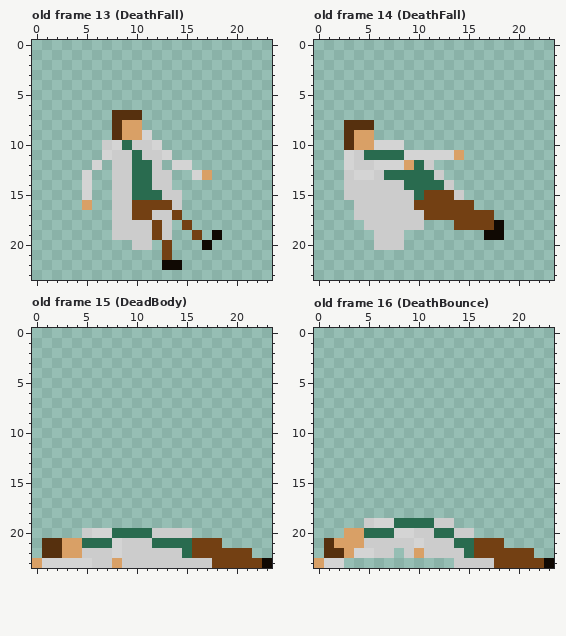
Edited in one commit: pixel-art file (art/ase/scientistHammer.aseprite). Above, as it was before the edit.
24x24 pixels, 17 frames. Shown: old frame 13 (DeathFall), old frame 14 (DeathFall), old frame 15 (DeadBody), old frame 16 (DeathBounce). The commit also changed other frames, which this record leaves out.
The same view after the edit:
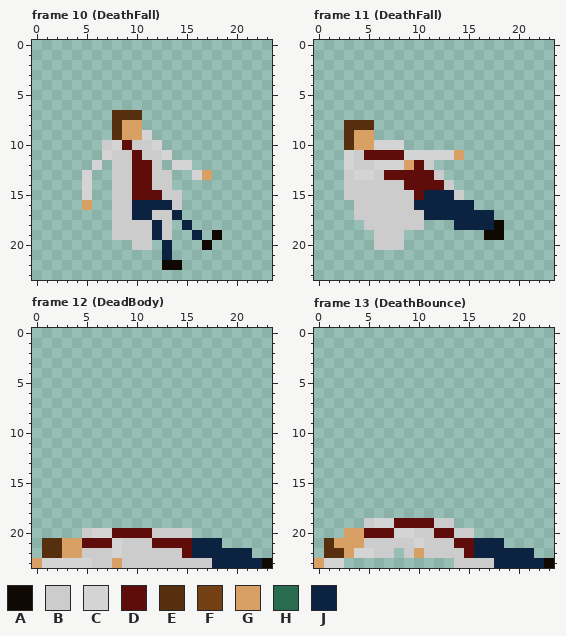
Palette (. is transparent): A #100903  B #cccccc  C #d4d4d4  D #5e0d0b  E #56300e  F #734013  G #d9a066  H #296b4f  J #0b2340
A new or re-ordered frame is compared with the old frame closest to it.
The edit:
frames re-ordered
Changed rows in their new state; - is an unchanged pixel.
Frame 10 (DeathFall) against old frame 13 (DeathFall):
first column x 9:
10 D-------
11 -D------
12 -DD-----
13 -DD-----
14 -DD-----
15 -DDD----
16 -JJJJ---
17 -JJ--J--
18 ---J--J-
19 ---J---J
20 ----J---
21 ----J---
Frame 11 (DeathFall) against old frame 14 (DeathFall):
first column x 5:
11 DDDD---------
12 -----D-------
13 --DDDDD------
14 ----DDDD-----
15 -----DJJJ----
16 -----JJJJJJ--
17 ------JJJJJJJ
18 ---------JJJJ
Frame 12 (DeadBody) against old frame 15 (DeadBody):
first column x 5:
20 ---DDDD-----------
21 DDD----DDDDJJJ----
22 ----------DJJJJJJ-
23 -------------JJJJJ
Frame 13 (DeathBounce) against old frame 16 (DeathBounce):
first column x 5:
19 ---DDDD-----------
20 DDD----DD---------
21 ---------DDJJJ----
22 ----------DJJJJJJ-
23 -------------JJJJJ
